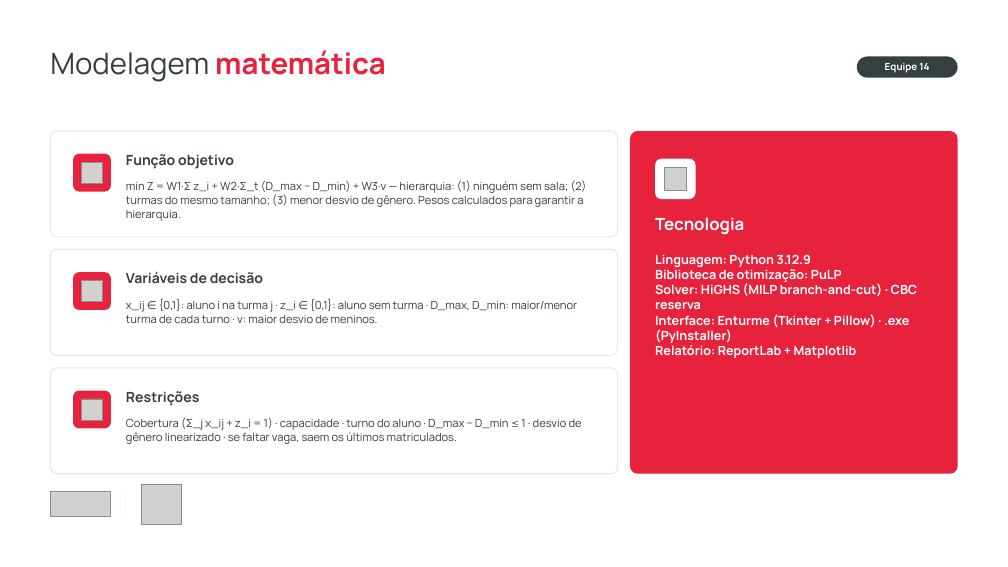
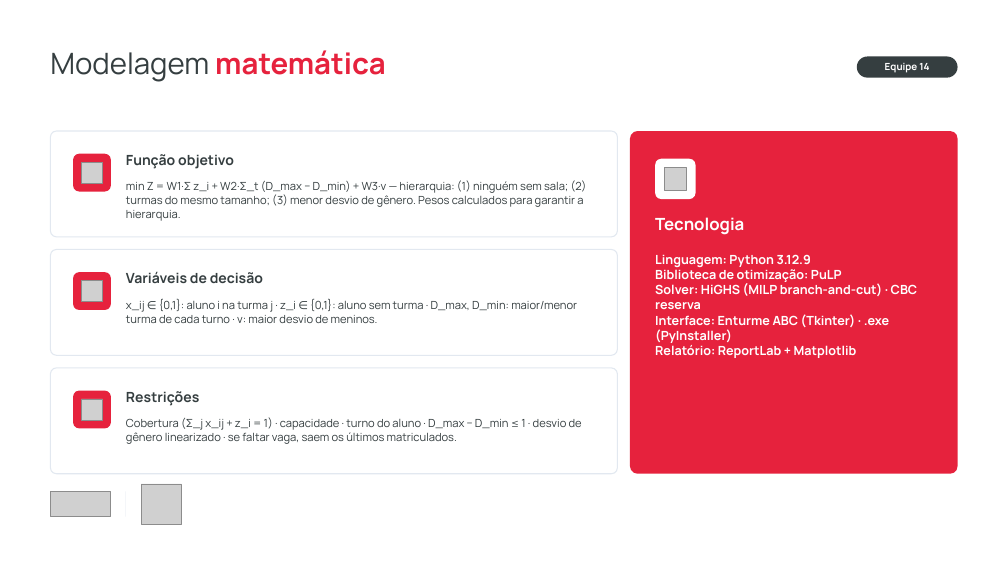
Before and after one commit to m2605/desafio-unisoma, a slide deck: slide 5 of solucao_monolitica/docs/Apresentacao_Enturme.pptx. Drawn at 1008x567 pixels with LibreOffice and Linux fonts; fonts in the diff are those of the drawing; grey boxes stand for pictures; background and template pictures are left out. Boxes give left, top, right and bottom in pixels: in the first picture for what was removed or moved away, otherwise in the second. Text is boxed around its words. In the diff, an @@ line names an element or a change of style, - is before the commit and + after.

Commit message:
Slides com o nome Enturme ABC e o print da nova interface; entrega atualizada

```diff
--- a/solucao_monolitica/docs/Apresentacao_Enturme.pptx
+++ b/solucao_monolitica/docs/Apresentacao_Enturme.pptx
@@ text at [655, 314, 889, 343]: text changed @@
-Interface: Enturme (Tkinter + Pillow) · .exe (PyInstaller)
+Interface: Enturme ABC (Tkinter) · .exe (PyInstaller)
```
Also in this commit, not shown: 3 other slides changed, 7 other files.
